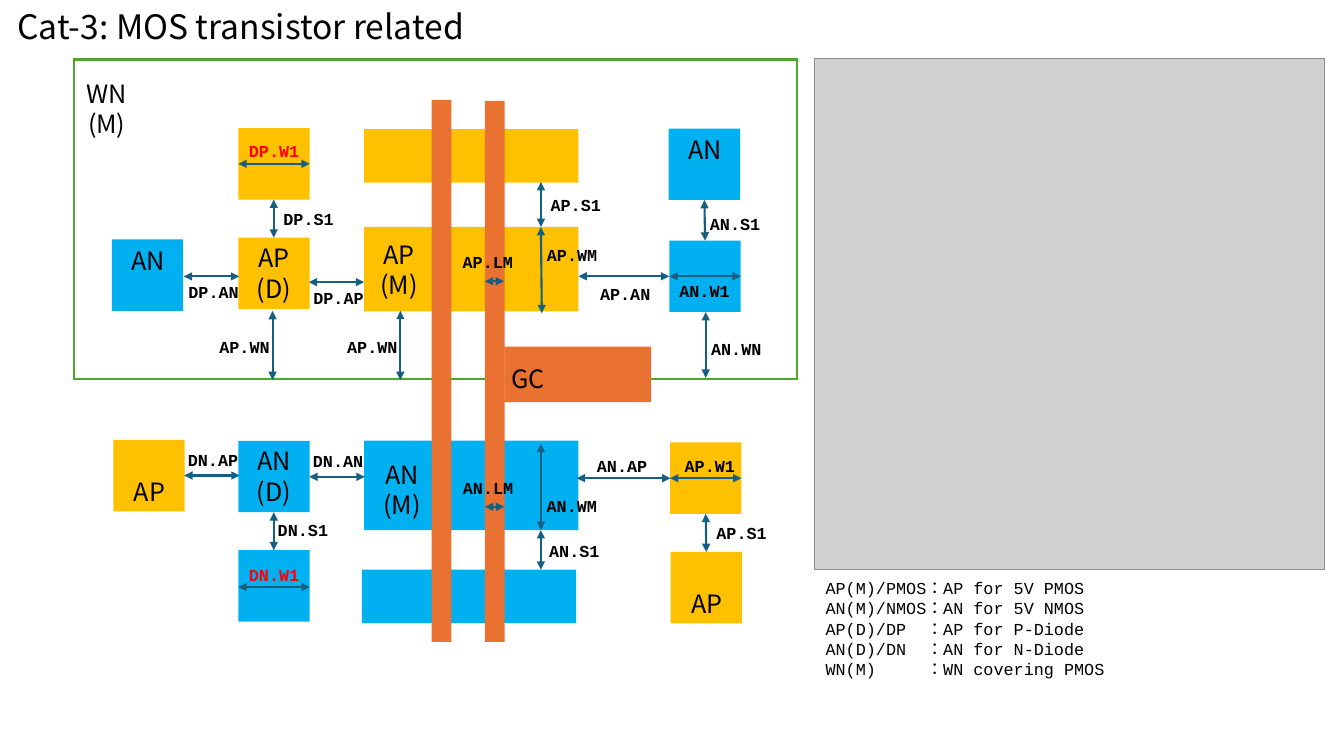
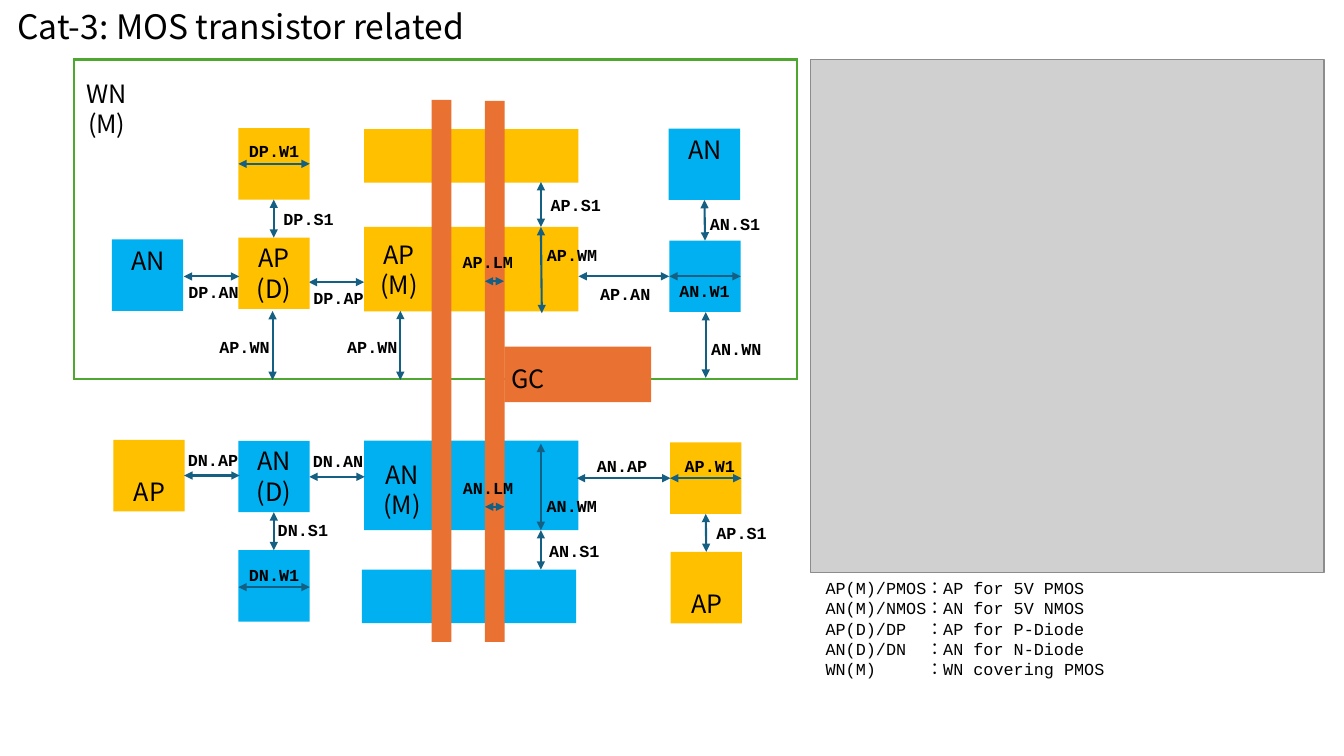
Before and after one commit to OpenSUSI/TR-1um, a slide deck: slide 5 of Document/TR-1um_DRC_summary.pptx. Drawn at 1344x756 pixels with LibreOffice and Linux fonts; fonts in the diff are those of the drawing; grey boxes stand for pictures. Boxes give left, top, right and bottom in pixels: in the first picture for what was removed or moved away, otherwise in the second. Text is boxed around its words. In the diff, an @@ line names an element or a change of style, - is before the commit and + after.

```diff
--- a/Document/TR-1um_DRC_summary.pptx
+++ b/Document/TR-1um_DRC_summary.pptx
@@ picture moved from (x1=815, y1=58, x2=1326, y2=570) to (x1=811, y1=59, x2=1324, y2=573) @@
@@ text "DP.W1" at (x1=249, y1=146, x2=299, y2=157): text colour #FF0000 to #000000 @@
@@ text "DN.W1" at (x1=249, y1=570, x2=299, y2=581): text colour #FF0000 to #000000 @@
```
Also in this commit, not shown: 6 other slides changed, 9 slides added, 1 other file.
